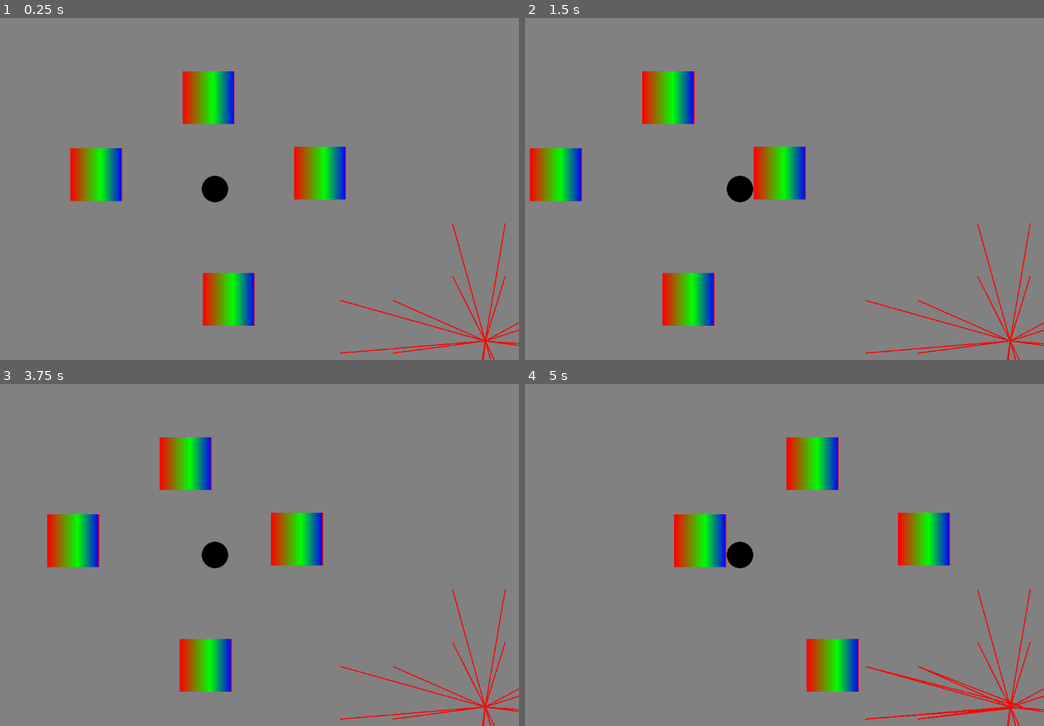
Above: before the commit, frames 1-4 (two rows, left to right).
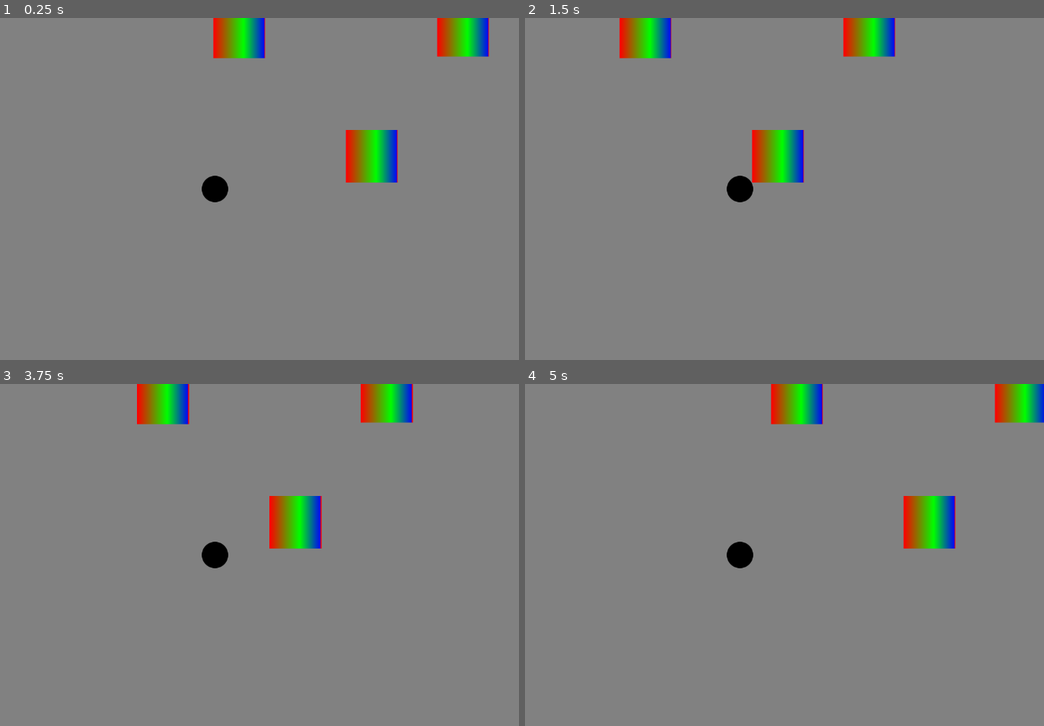
Above: after the commit, the same moments.

Repository: fnlombard/topdown_shooter
Game: Godot game, scene res://main.tscn
Same seed, same stepped clock (60 frames per second), same inputs: the game is played once before the commit and once after it.
Inputs (mouse positions are in pixels of both pictures, inside the frame that each line leads up to):
- Up to frame 1 (0.25 s): no input
- Up to frame 2 (1.5 s): tap Enter at 0.5 s; move the mouse to (872, 171) at 0.52 s; hold D (right) 0.53-1.25 s; click (872, 171) at 0.67 s; drag from (618, 206) to (737, 189) at 1.27 s
- Up to frame 3 (3.75 s): tap Space at 2, 3.5 s; move the mouse to (275, 479) at 2.02 s; hold D (right) 2.03-2.75 s; tap Enter at 2.75 s; drag from (186, 623) to (254, 537) at 2.77 s; move the mouse to (399, 606) at 3.52 s; hold A (left) from 3.53 s (still down)
- Up to frame 4 (5 s): release A (left) at 4.25 s; drag from (556, 503) to (924, 537) at 4.27 s

The runs differ from the first frame. In frame 1, 11% of the frame differs, in the area x 13-100%, y 0-100%; in frame 2, 9.0%; in frame 3, 9.0%; in frame 4, 10%.

Commit message:
Fiddling some more.

Diff:
--- a/entities/player.gd
+++ b/entities/player.gd
@@ -1,6 +1,12 @@
 extends CharacterBody2D
 
 @export var speed = 400
+signal area_observe_add(area: Area2D)
+signal area_observe_remove(area: Area2D)
+
+func _process(_delta):
+    PlayerVariables.position_set(global_position)
+    PlayerVariables.rotation_set(rotation)
 
 func get_input():
     var input_direction = Input.get_vector("left", "right", "up", "down")
@@ -10,52 +16,8 @@
     get_input()
     move_and_slide()
 
-func _on_area_2d_area_shape_entered(_area_rid: RID,
-                                    area: Area2D,
-                                    _area_shape_index: int,
-                                    _local_shape_index: int):
-    for child in area.get_children():
-        if not child is CollisionShape2D:
-            continue
+func _on_area_2d_area_entered(area: Area2D):
+    area_observe_add.emit(area)
 
-        var shape = child.shape
-        match shape.get_class():
-            "RectangleShape2D":
-                _draw_lines_to_rect(area.global_position, shape)
-            "CircleShape2D":
-                print("CircleShape2D", shape.radius)
-            "CapsuleShape2D":
-                print("CapsuleShape2D", shape.radius, shape.height)
-            "ConvexPolygonShape2D", "ConcavePolygonShape2D":
-                print("ConvexPolygonShape2D, ConcavePolygonShape2D", shape.points)
-            _:
-                print("Other Shape Type Detected:", child.shape)
-        return
-
-    print("No CollisionShape2D found in the area.")
-
-func _draw_line(point_a: Vector2, point_b: Vector2) -> void:
-    print("Drawing from: ", point_a, " to ", point_b)
-    var line = Line2D.new()
-    line.default_color = Color(1, 0, 0)
-    line.width = 2
-
-    line.add_point(point_a)
-    line.add_point(point_b)
-
-    add_child(line)
-
-func _draw_lines_to_rect(center: Vector2, shape: RectangleShape2D) -> void:
-    var player_center = global_position
-    var extents = shape.extents
-    var corners = [
-        center + extents.rotated(rotation),
-        center + Vector2(extents.x, -extents.y).rotated(rotation),
-        center - extents.rotated(rotation),
-        center + Vector2( - extents.x, extents.y).rotated(rotation)
-    ]
-
-    for corner in corners:
-        _draw_line(player_center, corner)
-
-    print("Drawing line to rectangle", shape.extents)
+func _on_area_2d_area_exited(area: Area2D):
+    area_observe_remove.emit(area)
--- a/entities/player.tscn
+++ b/entities/player.tscn
@@ -57,4 +57,5 @@
 [node name="CollisionShape2D" type="CollisionShape2D" parent="Area2D"]
 shape = SubResource("CircleShape2D_6nui0")
 
-[connection signal="area_shape_entered" from="Area2D" to="." method="_on_area_2d_area_shape_entered"]
+[connection signal="area_entered" from="Area2D" to="." method="_on_area_2d_area_entered"]
+[connection signal="area_exited" from="Area2D" to="." method="_on_area_2d_area_exited"]
--- a/main.gd
+++ b/main.gd
@@ -1,4 +1,21 @@
 extends Node2D
 
+var LineMap = preload ("res://utils/LineMap.gd")
+
+func add_line(line: Line2D) -> void:
+    add_child(line)
+
+var line_maps: Array[LineMap] = []
+
 func _process(_delta):
-    pass
+    _draw_lines()
+
+func _draw_lines():
+    for line_map in line_maps:
+        line_map.update_lines(Vector2(0, 0))
+
+func _on_player_area_observe_remove(area: Area2D):
+    line_maps.erase(area)
+
+func _on_player_area_observe_add(area: Area2D):
+    line_maps.append(area)
--- a/main.tscn
+++ b/main.tscn
@@ -9,12 +9,12 @@
 script = ExtResource("1_ij75u")
 
 [node name="Background" type="Sprite2D" parent="."]
-position = Vector2(559, 319)
-scale = Vector2(6.91956, 5.32609)
+position = Vector2(538, 319)
+scale = Vector2(6.91956, 5.23989)
 texture = ExtResource("3_tl2gl")
 
 [node name="Player" parent="." instance=ExtResource("2_633yh")]
-position = Vector2(512, 288)
+position = Vector2(241, 559)
 
 [node name="Box" parent="." instance=ExtResource("4_4h8ov")]
 position = Vector2(287, 261)
@@ -32,3 +32,6 @@
 [node name="CanvasModulate" type="CanvasModulate" parent="."]
 visible = false
 color = Color(0, 0, 0, 1)
+
+[connection signal="area_observe_add" from="Player" to="." method="_on_player_area_observe_add"]
+[connection signal="area_observe_remove" from="Player" to="." method="_on_player_area_observe_remove"]
--- /dev/null
+++ b/player_variables.gd
@@ -0,0 +1,16 @@
+extends Node
+
+var position: set = position_set, get = position_get
+var rotation: set = rotation_set, get = rotation_get
+
+func position_set(new_position: Vector2) -> void:
+    position = new_position
+
+func position_get() -> Vector2:
+    return position
+
+func rotation_set(new_rotation: float) -> void:
+    rotation = new_rotation
+
+func rotation_get() -> float:
+    return rotation
--- a/project.godot
+++ b/project.godot
@@ -14,6 +14,10 @@
 run/main_scene="res://main.tscn"
 config/features=PackedStringArray("4.2", "Mobile")
 config/icon="res://icon.svg"
+
+[autoload]
+
+PlayerVariables="*res://player_variables.gd"
 
 [input]
 
--- /dev/null
+++ b/utils/LineMap.gd
@@ -0,0 +1,61 @@
+class_name LineMap
+
+extends Object
+
+var area: Area2D
+var lines: Array[Line2D] = []
+var parent_node
+
+func _init(area: Area2D, parent: Node2D) -> void:
+    self.area = area
+    self.parent_node = parent
+
+func update_lines(origin: Vector2) -> void: pass
+
+func add_lines(origin: Vector2) -> void:
+    for child in area.get_children():
+        if not child is CollisionShape2D:
+            continue
+
+        var shape = child.shape
+        match shape.get_class():
+            "RectangleShape2D":
+                _draw_lines_to_rect(area.global_position, shape)
+            "CircleShape2D":
+                print("CircleShape2D", shape.radius)
+            "CapsuleShape2D":
+                print("CapsuleShape2D", shape.radius, shape.height)
+            "ConvexPolygonShape2D", "ConcavePolygonShape2D":
+                print("ConvexPolygonShape2D, ConcavePolygonShape2D", shape.points)
+            _:
+                print("Other Shape Type Detected:", child.shape)
+        return
+
+    print("No CollisionShape2D found in the area.")
+
+func _draw_lines_to_rect(center: Vector2, shape: RectangleShape2D) -> void:
+    var player_center = PlayerVariables.position_get()
+    var player_rotation = PlayerVariables.rotation_get()
+    var extents = shape.extents
+
+    var corners = [
+        center + extents.rotated(player_rotation),
+        center + Vector2(extents.x, -extents.y).rotated(player_rotation),
+        center - extents.rotated(player_rotation),
+        center + Vector2( - extents.x, extents.y).rotated(player_rotation)
+    ]
+
+    for corner in corners:
+        var line = _create_line(player_center, corner)
+        self.lines.append(line)
+        self.parent_node.add_line(line)
+
+func _create_line(point_a: Vector2, point_b: Vector2) -> Line2D:
+    var line = Line2D.new()
+    line.default_color = Color(1, 0, 0)
+    line.width = 2
+
+    line.add_point(point_a)
+    line.add_point(point_b)
+
+    return line
